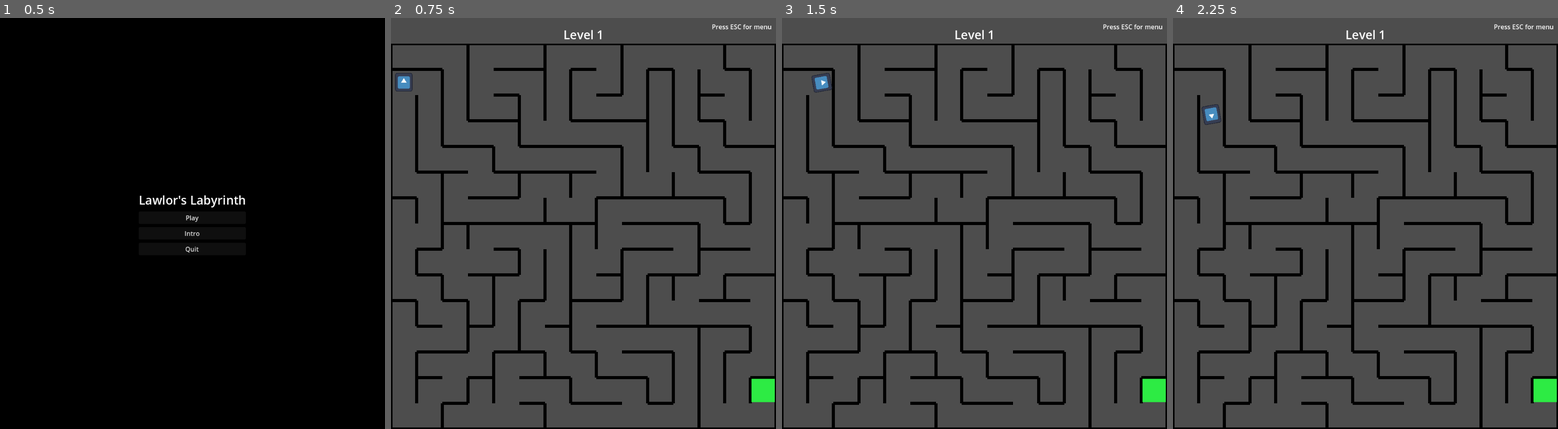
Above: before the commit, frames 1-4 (left to right).
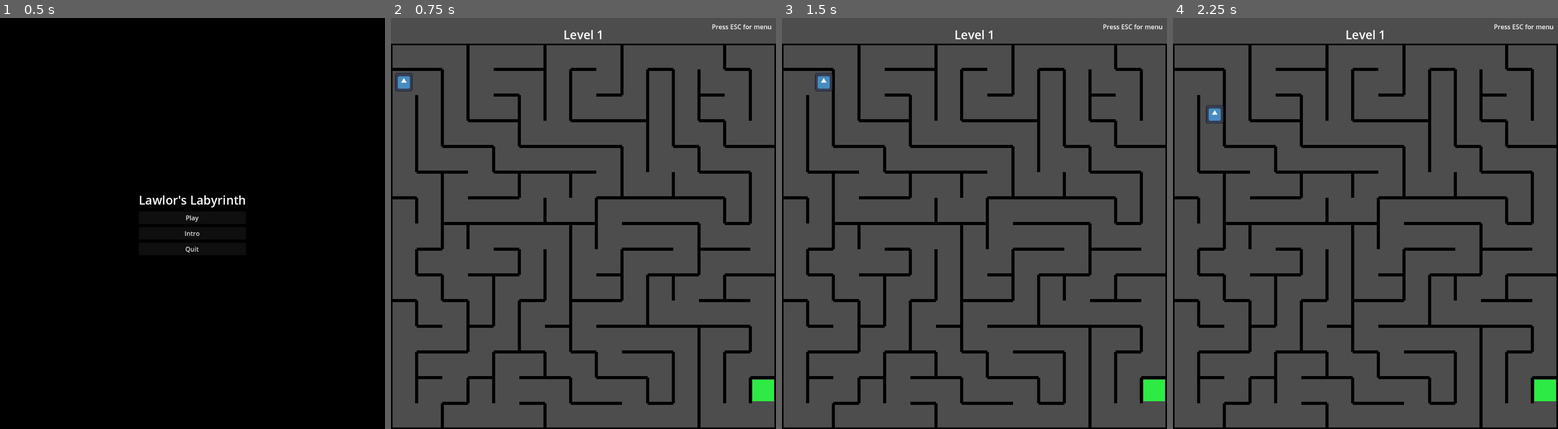
Above: after the commit, the same moments.

Repository: gkim14/CS471_LawlorsLabyrinth
Game: Godot game, scene res://scenes/StartScreen.tscn
The game is run twice, just before and just after one commit, with the same random seed, the same clock (stepped at 60 frames per second) and the same inputs. The engine's default icon, where the game draws it, is replaced by a stand-in: a white triangle on a blue panel in a dark square.
Inputs:
- Up to frame 1 (0.5 s): no input
- Up to frame 2 (0.75 s): click "Play" at 0.5 s
- Up to frame 3 (1.5 s): tap Enter at 1.25 s; hold D (right) from 1.28 s (still down)
- Up to frame 4 (2.25 s): tap Space at 2 s; release D (right) at 2.03 s; hold S (down) from 2.03 s (still down)

Frame 1 is identical in both runs. In frame 2, less than 0.1% of the frame differs, in the area x 93-100%, y 87-94%; in frame 3, 0.2%; in frame 4, 0.2%, in the area x 7-100%, y 21-94%.

Commit message:
lawlor is here

Diff:
--- a/assets/RdMaze.tres
+++ b/assets/RdMaze.tres
@@ -1,46 +1,152 @@
-[gd_resource type="TileSet" load_steps=3 format=3 uid="uid://dcw6qt150n12c"]
+[gd_resource type="TileSet" load_steps=18 format=3 uid="uid://dcw6qt150n12c"]
 
 [ext_resource type="Texture2D" uid="uid://djrvgwqeu6ri4" path="res://assets/TileSet.png" id="1_l05xf"]
+
+[sub_resource type="NavigationPolygon" id="NavigationPolygon_l05xf"]
+vertices = PackedVector2Array(24, 24, -32, 24, -32, -32, 24, -32)
+polygons = Array[PackedInt32Array]([PackedInt32Array(0, 1, 2, 3)])
+outlines = Array[PackedVector2Array]([PackedVector2Array(-32, -32, 24, -32, 24, 24, -32, 24, -32, 32)])
+agent_radius = 0.0
+
+[sub_resource type="NavigationPolygon" id="NavigationPolygon_bldj0"]
+vertices = PackedVector2Array(32, 24, -32, 24, -32, -32, 32, -32)
+polygons = Array[PackedInt32Array]([PackedInt32Array(0, 1, 2, 3)])
+outlines = Array[PackedVector2Array]([PackedVector2Array(-32, -32, 32, -32, 32, 24, -32, 24)])
+agent_radius = 0.0
+
+[sub_resource type="NavigationPolygon" id="NavigationPolygon_elhit"]
+vertices = PackedVector2Array(32, 32, -24, 32, -24, -32, 32, -32)
+polygons = Array[PackedInt32Array]([PackedInt32Array(0, 1, 2, 3)])
+outlines = Array[PackedVector2Array]([PackedVector2Array(-24, -32, 32, -32, 32, 32, -24, 32)])
+agent_radius = 0.0
+
+[sub_resource type="NavigationPolygon" id="NavigationPolygon_b0kpk"]
+vertices = PackedVector2Array(32, 24, -24, 24, -24, -32, 32, -32)
+polygons = Array[PackedInt32Array]([PackedInt32Array(0, 1, 2, 3)])
+outlines = Array[PackedVector2Array]([PackedVector2Array(-24, -32, 32, -32, 32, 24, -24, 24)])
+agent_radius = 0.0
+
+[sub_resource type="NavigationPolygon" id="NavigationPolygon_6c5hp"]
+vertices = PackedVector2Array(32, 32, -32, 32, -32, -24, 32, -24)
+polygons = Array[PackedInt32Array]([PackedInt32Array(0, 1, 2, 3)])
+outlines = Array[PackedVector2Array]([PackedVector2Array(-32, -24, 32, -24, 32, 32, -32, 32)])
+agent_radius = 0.0
+
+[sub_resource type="NavigationPolygon" id="NavigationPolygon_l2f25"]
+vertices = PackedVector2Array(32, 24, -32, 24, -32, -24, 32, -24)
+polygons = Array[PackedInt32Array]([PackedInt32Array(0, 1, 2, 3)])
+outlines = Array[PackedVector2Array]([PackedVector2Array(-32, -24, 32, -24, 32, 24, -32, 24)])
+agent_radius = 0.0
+
+[sub_resource type="NavigationPolygon" id="NavigationPolygon_jyn50"]
+vertices = PackedVector2Array(32, 32, -24, 32, -24, -24, 32, -24)
+polygons = Array[PackedInt32Array]([PackedInt32Array(0, 1, 2, 3)])
+outlines = Array[PackedVector2Array]([PackedVector2Array(-24, -24, 32, -24, 32, 32, -24, 32)])
+agent_radius = 0.0
+
+[sub_resource type="NavigationPolygon" id="NavigationPolygon_onp6d"]
+vertices = PackedVector2Array(32, 24, -24, 24, -24, -24, 32, -24)
+polygons = Array[PackedInt32Array]([PackedInt32Array(0, 1, 2, 3)])
+outlines = Array[PackedVector2Array]([PackedVector2Array(-24, -24, 32, -24, 32, 24, -24, 24)])
+agent_radius = 0.0
+
+[sub_resource type="NavigationPolygon" id="NavigationPolygon_cwh7t"]
+vertices = PackedVector2Array(24, 32, -32, 32, -32, -32, 24, -32)
+polygons = Array[PackedInt32Array]([PackedInt32Array(0, 1, 2, 3)])
+outlines = Array[PackedVector2Array]([PackedVector2Array(-32, -32, 24, -32, 24, 32, -32, 32)])
+agent_radius = 0.0
+
+[sub_resource type="NavigationPolygon" id="NavigationPolygon_hbekx"]
+vertices = PackedVector2Array(32, 32, -32, 32, -32, -32, 32, -32)
+polygons = Array[PackedInt32Array]([PackedInt32Array(0, 1, 2, 3)])
+outlines = Array[PackedVector2Array]([PackedVector2Array(-32, -32, 32, -32, 32, 32, -32, 32)])
+agent_radius = 0.0
+
+[sub_resource type="NavigationPolygon" id="NavigationPolygon_qtsor"]
+vertices = PackedVector2Array(24, 32, -24, 32, -24, -32, 24, -32)
+polygons = Array[PackedInt32Array]([PackedInt32Array(0, 1, 2, 3)])
+outlines = Array[PackedVector2Array]([PackedVector2Array(-24, -32, 24, -32, 24, 32, -24, 32)])
+agent_radius = 0.0
+
+[sub_resource type="NavigationPolygon" id="NavigationPolygon_ged1d"]
+vertices = PackedVector2Array(24, 24, -24, 24, -24, -32, 24, -32)
+polygons = Array[PackedInt32Array]([PackedInt32Array(0, 1, 2, 3)])
+outlines = Array[PackedVector2Array]([PackedVector2Array(-24, -32, 24, -32, 24, 24, -24, 24)])
+agent_radius = 0.0
+
+[sub_resource type="NavigationPolygon" id="NavigationPolygon_352ab"]
+vertices = PackedVector2Array(24, 32, -32, 32, -32, -24, 24, -24)
+polygons = Array[PackedInt32Array]([PackedInt32Array(0, 1, 2, 3)])
+outlines = Array[PackedVector2Array]([PackedVector2Array(-32, -24, 24, -24, 24, 32, -32, 32)])
+agent_radius = 0.0
+
+[sub_resource type="NavigationPolygon" id="NavigationPolygon_wdkjh"]
+vertices = PackedVector2Array(24, 24, -32, 24, -32, -24, 24, -24)
+polygons = Array[PackedInt32Array]([PackedInt32Array(0, 1, 2, 3)])
+outlines = Array[PackedVector2Array]([PackedVector2Array(-32, -24, 24, -24, 24, 24, -32, 24)])
+agent_radius = 0.0
+
+[sub_resource type="NavigationPolygon" id="NavigationPolygon_5r4e1"]
+vertices = PackedVector2Array(24, 32, -24, 32, -24, -24, 24, -24)
+polygons = Array[PackedInt32Array]([PackedInt32Array(0, 1, 2, 3)])
+outlines = Array[PackedVector2Array]([PackedVector2Array(-24, -24, 24, -24, 24, 32, -24, 32)])
+agent_radius = 0.0
 
 [sub_resource type="TileSetAtlasSource" id="TileSetAtlasSource_i63wj"]
 texture = ExtResource("1_l05xf")
 texture_region_size = Vector2i(64, 64)
 2:0/0 = 0
 2:0/0/physics_layer_0/polygon_0/points = PackedVector2Array(28, -32, 32, -32, 32, 32, 28, 32)
+2:0/0/navigation_layer_0/polygon = SubResource("NavigationPolygon_cwh7t")
 3:0/0 = 0
 3:0/0/physics_layer_0/polygon_0/points = PackedVector2Array(-32, -32, 32, -32, 32, 32, 28, 32, 28, -28, -32, -28)
+3:0/0/navigation_layer_0/polygon = SubResource("NavigationPolygon_352ab")
 0:1/0 = 0
 0:1/0/physics_layer_0/polygon_0/points = PackedVector2Array(-32, 28, 32, 28, 32, 32, -32, 32)
+0:1/0/navigation_layer_0/polygon = SubResource("NavigationPolygon_bldj0")
 1:1/0 = 0
 1:1/0/physics_layer_0/polygon_0/points = PackedVector2Array(-32, 28, 32, 28, 32, 32, -32, 32)
 1:1/0/physics_layer_0/polygon_1/points = PackedVector2Array(-32, -28, 32, -28, 32, -32, -32, -32)
+1:1/0/navigation_layer_0/polygon = SubResource("NavigationPolygon_l2f25")
 3:1/0 = 0
 3:1/0/physics_layer_0/polygon_0/points = PackedVector2Array(-32, -32, 32, -32, 32, 32, -32, 32, -32, 28, 28, 28, 28, -28, -32, -28)
+3:1/0/navigation_layer_0/polygon = SubResource("NavigationPolygon_wdkjh")
 0:2/0 = 0
 0:2/0/physics_layer_0/polygon_0/points = PackedVector2Array(-32, -32, -28, -32, -28, 32, -32, 32)
+0:2/0/navigation_layer_0/polygon = SubResource("NavigationPolygon_elhit")
 1:2/0 = 0
 1:2/0/physics_layer_0/polygon_0/points = PackedVector2Array(-32, -32, 32, -32, 32, -28, -28, -28, -28, 32, -32, 32)
+1:2/0/navigation_layer_0/polygon = SubResource("NavigationPolygon_jyn50")
 2:2/0 = 0
 2:2/0/physics_layer_0/polygon_0/points = PackedVector2Array(-32, -32, -28, -32, -28, 32, -32, 32)
 2:2/0/physics_layer_0/polygon_1/points = PackedVector2Array(28, -32, 32, -32, 32, 32, 28, 32)
+2:2/0/navigation_layer_0/polygon = SubResource("NavigationPolygon_qtsor")
 3:2/0 = 0
 3:2/0/physics_layer_0/polygon_0/points = PackedVector2Array(-32, -32, 32, -32, 32, 32, 28, 32, 28, -28, -28, -28, -28, 32, -32, 32)
+3:2/0/navigation_layer_0/polygon = SubResource("NavigationPolygon_5r4e1")
 0:3/0 = 0
 0:3/0/physics_layer_0/polygon_0/points = PackedVector2Array(-32, -32, -28, -32, -28, 28, 32, 28, 32, 32, -32, 32)
+0:3/0/navigation_layer_0/polygon = SubResource("NavigationPolygon_b0kpk")
 1:3/0 = 0
 1:3/0/physics_layer_0/polygon_0/points = PackedVector2Array(-32, -32, 32, -32, 32, -28, -28, -28, -28, 28, 32, 28, 32, 32, -32, 32)
+1:3/0/navigation_layer_0/polygon = SubResource("NavigationPolygon_onp6d")
 2:3/0 = 0
 2:3/0/physics_layer_0/polygon_0/points = PackedVector2Array(-32, -32, -28, -32, -28, 28, 28, 28, 28, -32, 32, -32, 32, 32, -32, 32)
+2:3/0/navigation_layer_0/polygon = SubResource("NavigationPolygon_ged1d")
 3:3/0 = 0
 3:3/0/physics_layer_0/polygon_0/points = PackedVector2Array(-32, -32, 32, -32, 32, 32, -32, 32)
 2:1/next_alternative_id = 2
 2:1/0 = 0
+2:1/0/navigation_layer_0/polygon = SubResource("NavigationPolygon_hbekx")
 1:0/0 = 0
 1:0/0/physics_layer_0/polygon_0/points = PackedVector2Array(-32, -32, 32, -32, 32, -28, -32, -28)
+1:0/0/navigation_layer_0/polygon = SubResource("NavigationPolygon_6c5hp")
 0:0/0 = 0
 0:0/0/physics_layer_0/polygon_0/points = PackedVector2Array(-32, 28, 28, 28, 28, -32, 27.94146, -32, 32, -32, 32, 32, -32, 32)
+0:0/0/navigation_layer_0/polygon = SubResource("NavigationPolygon_l05xf")
 
 [resource]
 tile_size = Vector2i(64, 64)
 physics_layer_0/collision_layer = 1
+navigation_layer_0/layers = 1
 sources/1 = SubResource("TileSetAtlasSource_i63wj")
--- a/scenes/Exit.tscn
+++ b/scenes/Exit.tscn
@@ -6,7 +6,9 @@
 [sub_resource type="RectangleShape2D" id="RectangleShape2D_yhnsb"]
 
 [node name="Exit" type="Area2D"]
+scale = Vector2(0.93254894, 0.93254894)
 script = ExtResource("1_c4vl1")
+metadata/_edit_group_ = true
 
 [node name="Sprite2D" type="Sprite2D" parent="."]
 scale = Vector2(0.919158, 0.919158)
--- /dev/null
+++ b/scenes/Lawlor.tscn
@@ -0,0 +1,32 @@
+[gd_scene load_steps=4 format=3 uid="uid://m4npw65g45fi"]
+
+[ext_resource type="Texture2D" uid="uid://dm7d6h10ikrlq" path="res://assets/Lawlor.png" id="1_0giwf"]
+[ext_resource type="Script" uid="uid://bls4og5a4vhd0" path="res://scenes/lawlor.gd" id="1_yi5mx"]
+
+[sub_resource type="RectangleShape2D" id="RectangleShape2D_2an8f"]
+
+[node name="Lawlor" type="CharacterBody2D"]
+scale = Vector2(0.81919026, 0.81919026)
+collision_layer = 2
+script = ExtResource("1_yi5mx")
+metadata/_edit_group_ = true
+
+[node name="CollisionShape2D" type="CollisionShape2D" parent="."]
+scale = Vector2(0.01185285, 0.01185285)
+shape = SubResource("RectangleShape2D_2an8f")
+
+[node name="Sprite2D" type="Sprite2D" parent="."]
+scale = Vector2(0.103788614, 0.103788614)
+texture = ExtResource("1_0giwf")
+
+[node name="NavigationAgent2D" type="NavigationAgent2D" parent="."]
+path_desired_distance = 5.0
+path_postprocessing = 1
+
+[node name="Area2D" type="Area2D" parent="."]
+
+[node name="CollisionShape2D" type="CollisionShape2D" parent="Area2D"]
+scale = Vector2(2.8616652, 2.8616652)
+shape = SubResource("RectangleShape2D_2an8f")
+
+[connection signal="body_entered" from="Area2D" to="." method="_on_area_2d_body_entered"]
--- a/scenes/MazeAddon.tscn
+++ b/scenes/MazeAddon.tscn
@@ -1,12 +1,14 @@
-[gd_scene load_steps=6 format=3 uid="uid://csl5gj8r6i4ko"]
+[gd_scene load_steps=7 format=3 uid="uid://csl5gj8r6i4ko"]
 
 [ext_resource type="PackedScene" uid="uid://fpxqq4c0mdh5" path="res://scenes/Exit.tscn" id="1_c4nf7"]
 [ext_resource type="PackedScene" uid="uid://yldodekd0tgo" path="res://scenes/Player.tscn" id="2_su57o"]
 [ext_resource type="Script" uid="uid://clll0qoa4a7ew" path="res://scripts/maze_addon.gd" id="3_e4kb7"]
+[ext_resource type="PackedScene" uid="uid://m4npw65g45fi" path="res://scenes/Lawlor.tscn" id="4_su57o"]
 
 [sub_resource type="TileSetScenesCollectionSource" id="TileSetScenesCollectionSource_r2qtq"]
 scenes/1/scene = ExtResource("1_c4nf7")
 scenes/2/scene = ExtResource("2_su57o")
+scenes/3/scene = ExtResource("4_su57o")
 
 [sub_resource type="TileSet" id="TileSet_dolph"]
 tile_size = Vector2i(64, 64)
@@ -17,3 +19,6 @@
 
 [node name="TileMapLayer" type="TileMapLayer" parent="."]
 tile_set = SubResource("TileSet_dolph")
+
+[node name="Lawlor" type="TileMapLayer" parent="."]
+tile_set = SubResource("TileSet_dolph")
--- a/scenes/Player.tscn
+++ b/scenes/Player.tscn
@@ -9,6 +9,7 @@
 [node name="Player" type="CharacterBody2D" groups=["Player"]]
 process_mode = 1
 scale = Vector2(0.33817232, 0.36461204)
+collision_layer = 3
 script = ExtResource("2_3li8b")
 metadata/_edit_group_ = true
 
--- /dev/null
+++ b/scenes/lawlor.gd
@@ -0,0 +1,34 @@
+extends CharacterBody2D
+
+@onready var layer: TileMapLayer = get_parent().get_parent().get_node("TileMapLayer")
+@onready var agent: NavigationAgent2D = $NavigationAgent2D
+var target
+const SPEED = 200.0
+
+func _ready() -> void:
+	set_physics_process(false)
+	call_deferred("wait")
+
+func wait():
+	await get_tree().physics_frame
+	set_physics_process(true)
+
+func _physics_process(_delta: float) -> void:
+	#if agent.is_navigation_finished():
+	#	return
+	target = layer.get_child(0)
+	agent.target_position = target.global_position
+	velocity = global_position.direction_to(agent.get_next_path_position()) * SPEED
+	move_and_slide()
+
+func _on_body_entered(body: Node2D) -> void:
+	if body.is_in_group("Player"):
+		Global.game_over = true
+		print("game over")
+		get_tree().reload_current_scene.call_deferred()
+
+func _on_area_2d_body_entered(body: Node2D) -> void:
+	if body.is_in_group("Player"):
+		Global.game_over = true
+		print("gameover")
+		get_tree().reload_current_scene.call_deferred()
--- a/scripts/global.gd
+++ b/scripts/global.gd
@@ -2,6 +2,7 @@
 
 var level_count = 1
 var new_level = true
+var game_over = false
 
 var player_pos:Vector2i
 var exit_pos:Vector2i
--- a/scripts/main.gd
+++ b/scripts/main.gd
@@ -5,6 +5,8 @@
 @onready var addon = $MazeAddon
 
 func _ready():
+	if Global.game_over:
+		_on_exit_to_start()
 	pause_menu.visible = false
 	level.text = "Level " + str(Global.level_count)
 	pause_menu.resume_game.connect(_on_resume)
--- a/scripts/maze_addon.gd
+++ b/scripts/maze_addon.gd
@@ -4,18 +4,23 @@
 
 const exit_id = 1
 const player_id = 2
+const lawlor_id = 3
 
 var tile_size = 64  # tile size (in pixels)
 var width = 15 # width of map (in tiles)
 var height = 15 # height of map (in tiles)
 
+var seconds = 5
+
 var rng = RandomNumberGenerator.new()
 
 @onready var Map = $TileMapLayer
+@onready var LawlorLand = $Lawlor
 # Called when the node enters the scene tree for the first time.
 func _ready():
 	add_player()
 	add_exit()
+	add_lawlor()
 
 func add_player():
 	if Global.new_level:
@@ -28,3 +33,7 @@
 		var rd = rng.randi_range(1, 15)
 		Global.exit_pos = Vector2i(14,rd)
 	Map.set_cell(Global.exit_pos, source_id, Vector2i(0,0), exit_id)
+
+func add_lawlor():
+	await get_tree().create_timer(seconds).timeout
+	LawlorLand.set_cell(Global.player_pos, source_id, Vector2i(0,0), lawlor_id)
--- a/scripts/player_script.gd
+++ b/scripts/player_script.gd
@@ -6,9 +6,5 @@
 func _physics_process(_delta):
 	var input_direction = Input.get_vector("left", "right", "up", "down")
 	velocity = input_direction * speed
-	var target_angle = Vector2.UP.angle_to(velocity)
-
-	if velocity.length() > 0:
-		rotation = lerp_angle(rotation, target_angle, _delta*rotation_speed)
 
 	move_and_slide()
Binary file added: assets/Lawlor.png
Not shown, added: assets/Lawlor.png.import
Not shown, added: scenes/lawlor.gd.uid
